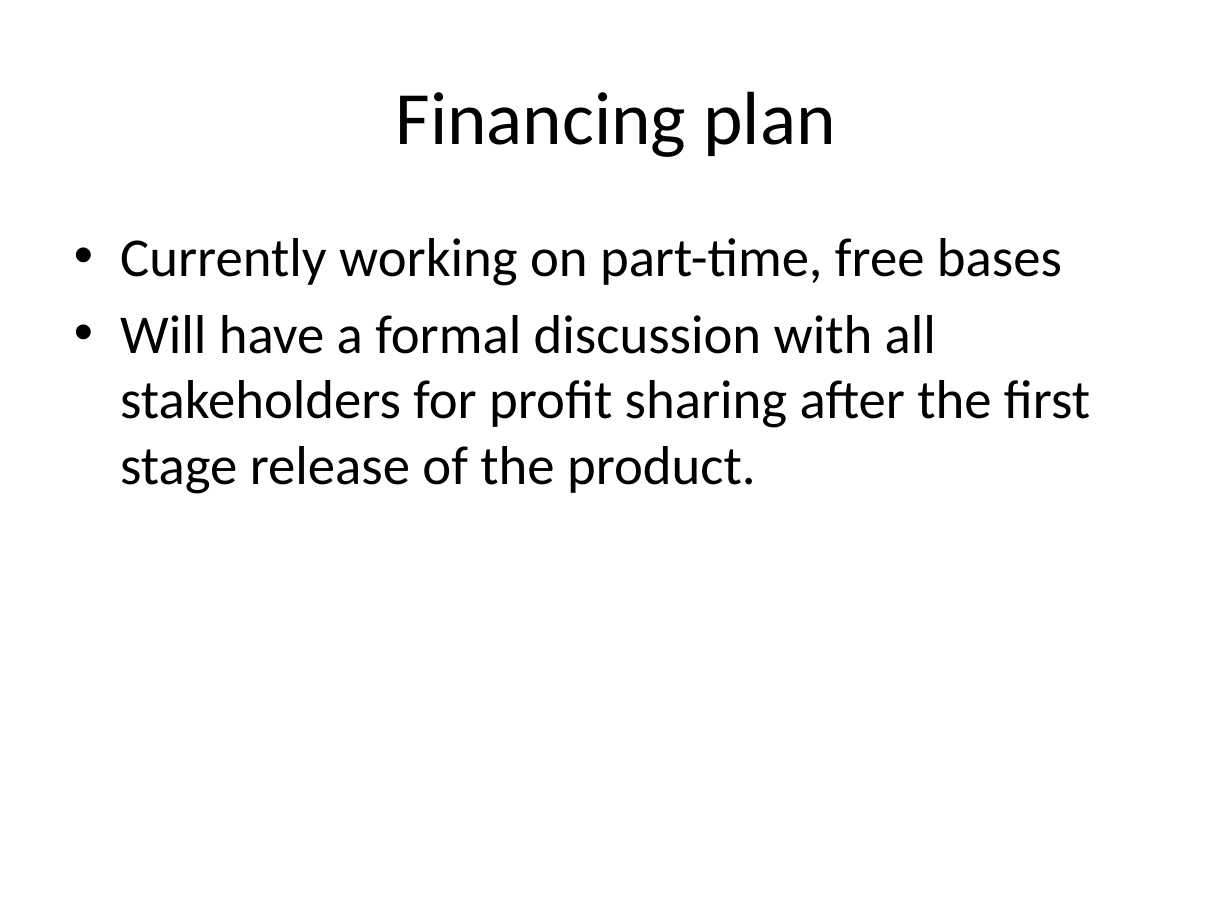
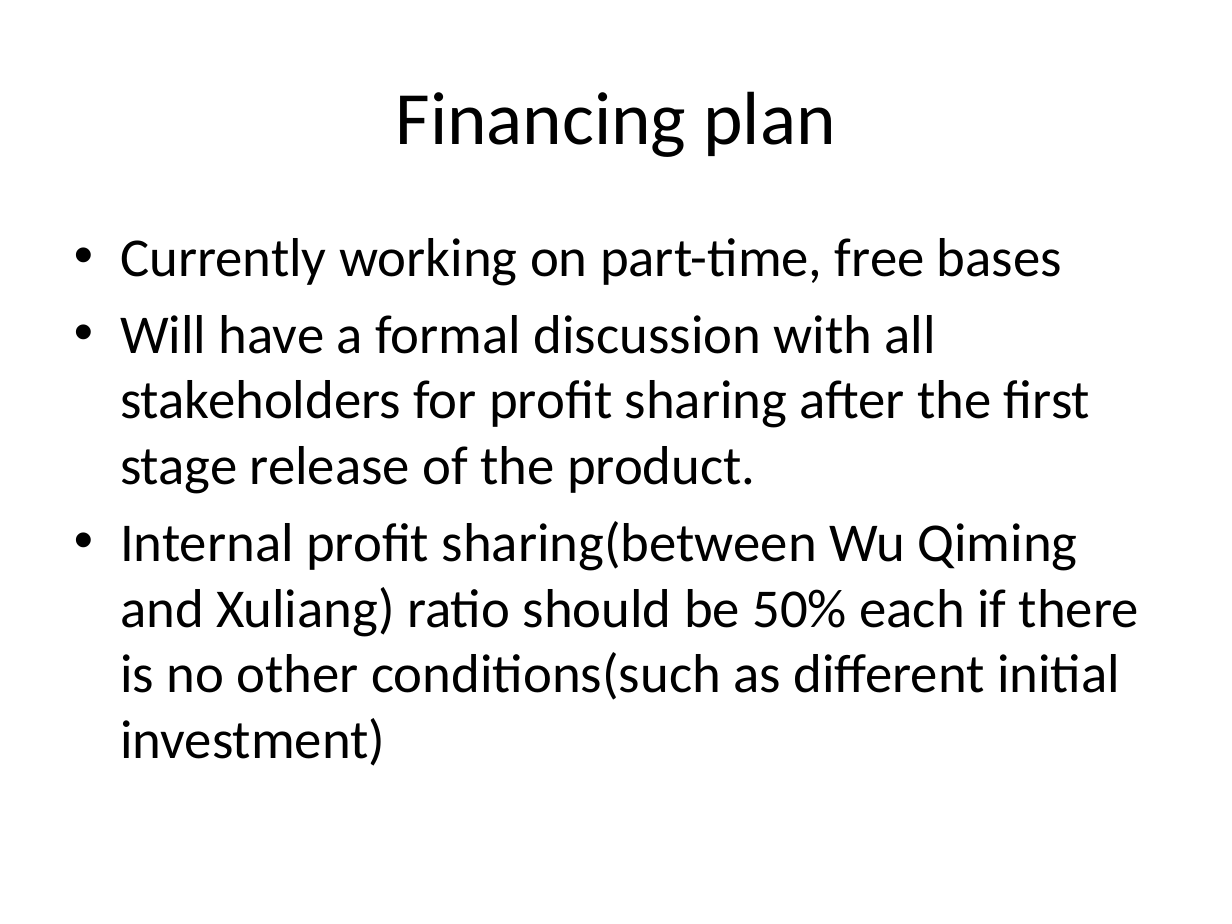
Before and after one commit to runningproject/documents, a slide deck: slide 5 of projectplan.pptx. Drawn at 1232x924 pixels with LibreOffice and Linux fonts; fonts in the diff are those of the drawing. Boxes give left, top, right and bottom in pixels: in the first picture for what was removed or moved away, otherwise in the second. Text is boxed around its words. In the diff, an @@ line names an element or a change of style, - is before the commit and + after.

```diff
--- a/projectplan.pptx
+++ b/projectplan.pptx
@@ text at box(120, 521, 1139, 766): paragraph added @@
+• Internal profit sharing(between Wu Qiming and Xuliang) ratio should be 50% each if there is no other conditions(such as different initial investment)
```
Also in this commit, not shown: 3 other slides changed.
